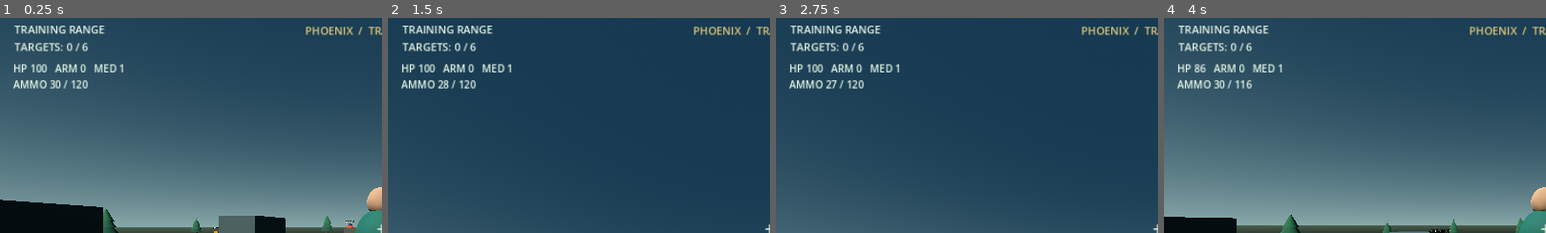
Above: before the commit, frames 1-4 (left to right).
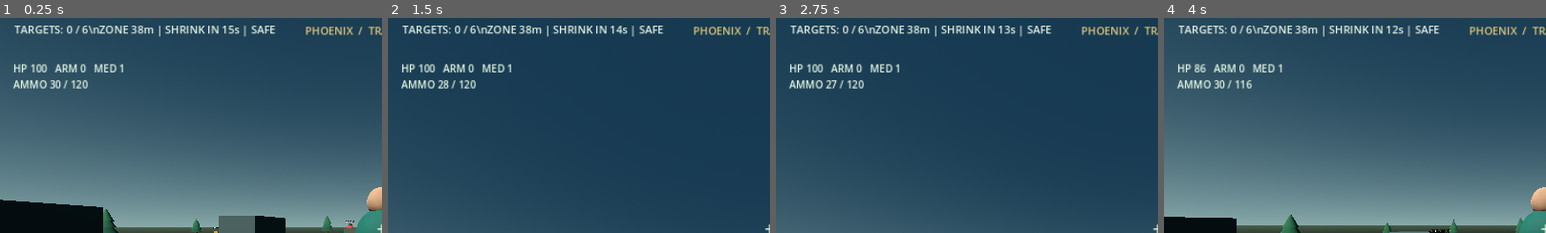
Above: after the commit, the same moments.

Repository: rannarmenu/project-phoenix-battle-royale
Game: Godot game, scene res://scenes/main.tscn
The game is run twice, just before and just after one commit, with the same random seed, the same clock (stepped at 60 frames per second) and the same inputs.
Inputs (mouse positions are % of the whole screen's width and height, from its top left):
- Up to frame 1 (0.25 s): no input
- Up to frame 2 (1.5 s): click "CAMERA" at 0.5 s; click "FIRE" at 1.25 s
- Up to frame 3 (2.75 s): click "JUMP" at 2 s
- Up to frame 4 (4 s): tap Enter at 2.75 s; move the mouse to (55, 50) at 2.77 s; hold W (move_forward) from 2.78 s (still down); tap V at 2.85 s; click (55, 50) at 2.92 s; tap Space (jump) at 3.02, 3.77 s; move the mouse to (45, 50) at 3.52 s; tap R at 3.6 s
The pictures show only the part of the screen within x 0-50%, y 1-51%; the shares and areas given below are measured in that part.

The runs differ from the first frame. In frame 1, 2.1% of the frame differs, in the area x 3-72%, y 3-16%; in frame 2, 2.1%; in frame 3, 2.1%; in frame 4, 2.1%.

Commit message:
Connect safe-zone HUD and correct pickup setup

Diff:
--- a/scripts/main.gd
+++ b/scripts/main.gd
@@ -192,10 +192,10 @@
 	]
 	var amounts: Array[int] = [45, 1, 35, 30, 40, 1, 60, 1]
 	for index in range(positions.size()):
-		var pickup: Area3D = LootScript.new()
+		var pickup: Node3D = LootScript.new()
 		pickup.name = "Loot_%02d" % (index + 1)
-		pickup.item_type = item_types[index]
-		pickup.amount = amounts[index]
+		pickup.set("item_type", item_types[index])
+		pickup.set("amount", amounts[index])
 		pickup.position = positions[index]
 		add_child(pickup)
 
@@ -267,5 +267,10 @@
 	_update_hud()
 
 func _update_hud() -> void:
-	if is_instance_valid(status_label):
-		status_label.text = "TRAINING RANGE\nTARGETS: %d / %d" % [eliminated_count, total_targets]
+	if not is_instance_valid(status_label):
+		return
+	var zone_text := "SAFE ZONE: --"
+	var player := get_node_or_null("Player") as Node3D
+	if is_instance_valid(safe_zone) and is_instance_valid(player):
+		zone_text = safe_zone.call("get_status_text_for_position", player.global_position)
+	status_label.text = "TARGETS: %d / %d\\n%s" % [eliminated_count, total_targets, zone_text]
